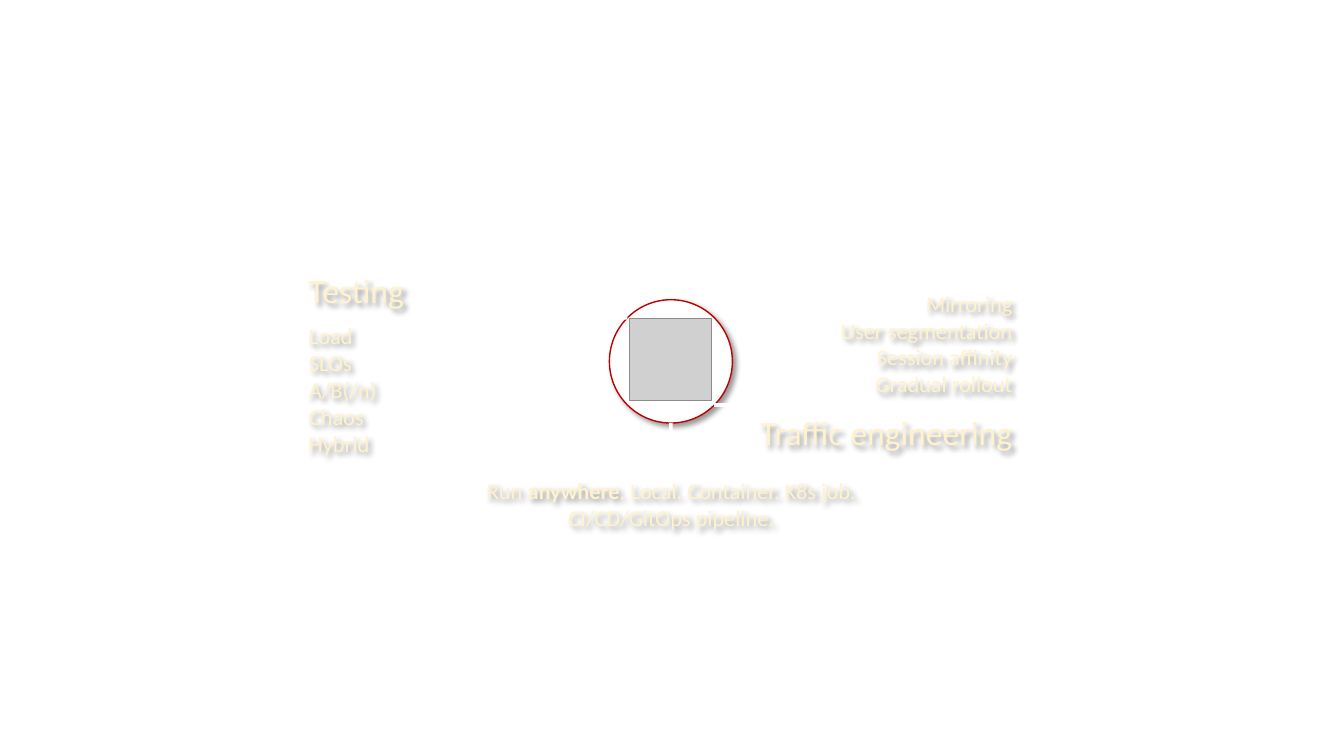
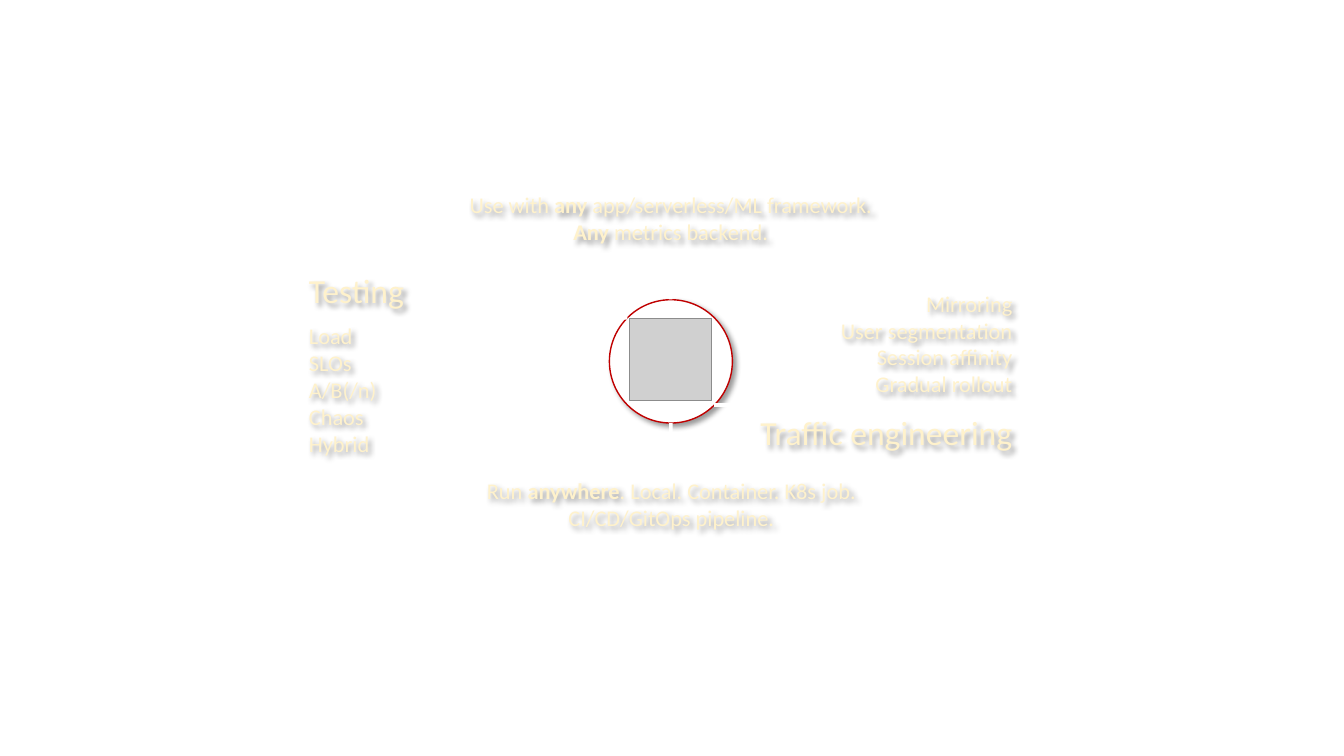
Before and after one commit to iter8-tools/iter8, a slide deck: slide 7 of mkdocs/docs/images/src/illustration.pptx. Drawn at 1344x756 pixels with LibreOffice and Linux fonts; fonts in the diff are those of the drawing; grey boxes stand for pictures. Boxes give left, top, right and bottom in pixels: in the first picture for what was removed or moved away, otherwise in the second. Text is boxed around its words. In the diff, an @@ line names an element or a change of style, - is before the commit and + after.

```diff
--- a/mkdocs/docs/images/src/illustration.pptx
+++ b/mkdocs/docs/images/src/illustration.pptx
@@ text added at bbox=[470, 192, 872, 246], 16 pt, text gradient #FFF2CC to #FFFFFF @@
+Use with any app/serverless/ML framework. Any metrics backend.
```
Also in this commit, not shown: 1 other slide changed, 5 other files.
